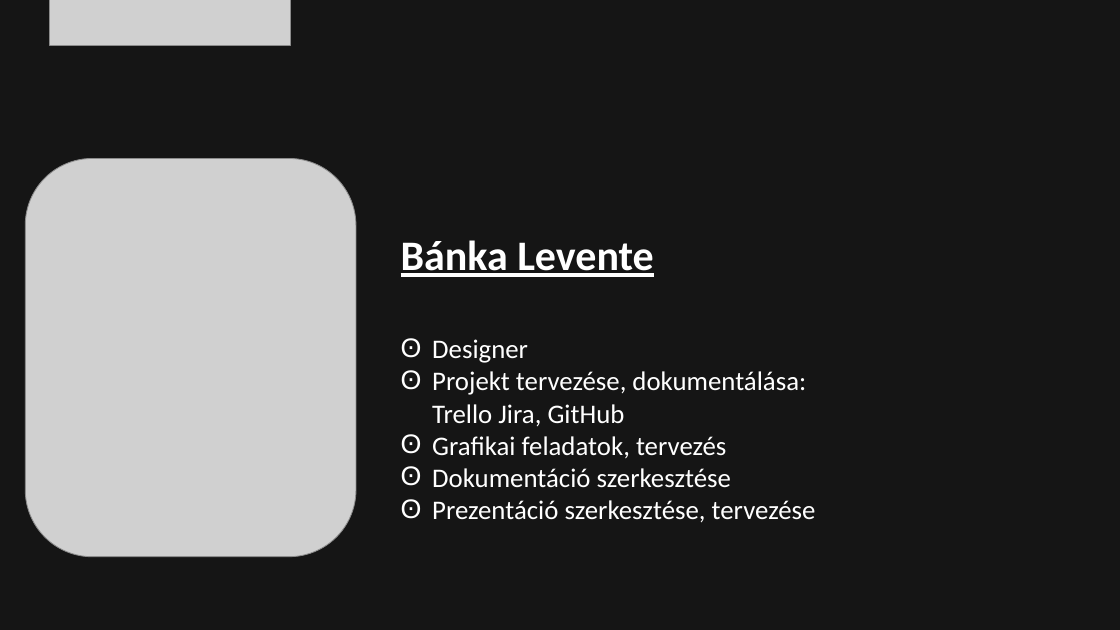
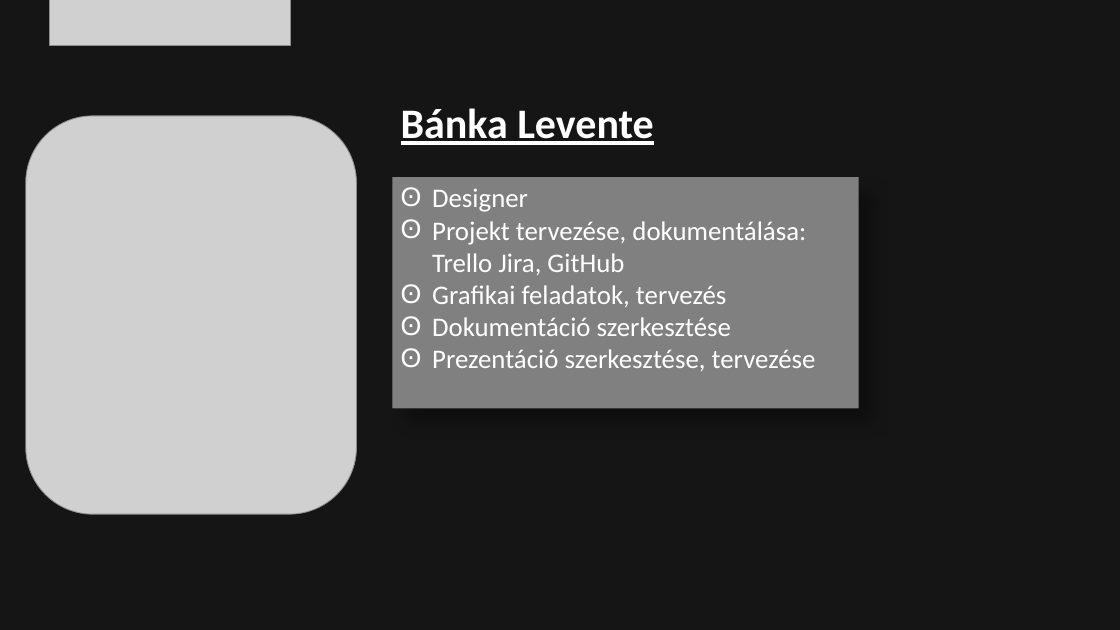
Before and after one commit to bankuti-gk/VBJCode, a slide deck: slide 2 of VBJCode.ppsx. Drawn at 1120x630 pixels with LibreOffice and Linux fonts; fonts in the diff are those of the drawing; grey boxes stand for pictures; background and template pictures are left out; a plain dark background stands for a picture behind light text. Boxes give left, top, right and bottom in pixels: in the first picture for what was removed or moved away, otherwise in the second. Text is boxed around its words. In the diff, an @@ line names an element or a change of style, - is before the commit and + after.

```diff
--- a/VBJCode.ppsx
+++ b/VBJCode.ppsx
@@ picture moved from (x1=25, y1=159, x2=356, y2=557) to (x1=26, y1=116, x2=357, y2=514) @@
@@ text "Bánka Levente" moved from (x1=401, y1=240, x2=654, y2=277) to (x1=401, y1=108, x2=654, y2=145) @@
@@ rectangle "Designer" resized from (x1=432, y1=339, x2=816, y2=522) to (x1=392, y1=177, x2=859, y2=409) @@
@@ rectangle "Designer" at (x1=392, y1=177, x2=859, y2=409): fill none to #808080; shadow on @@
```
Also in this commit, not shown: 10 other slides changed, 1 slide removed.
